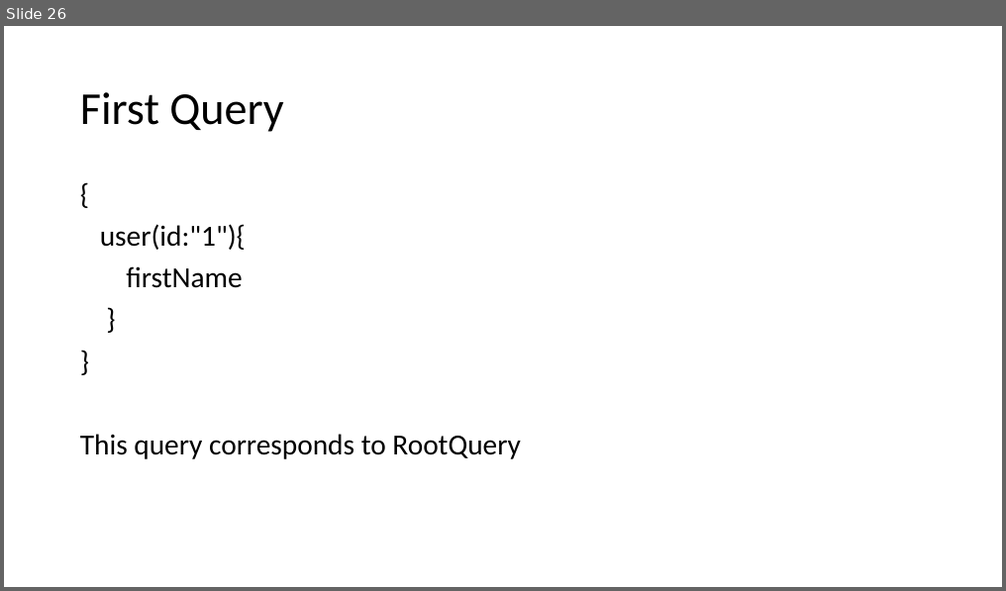
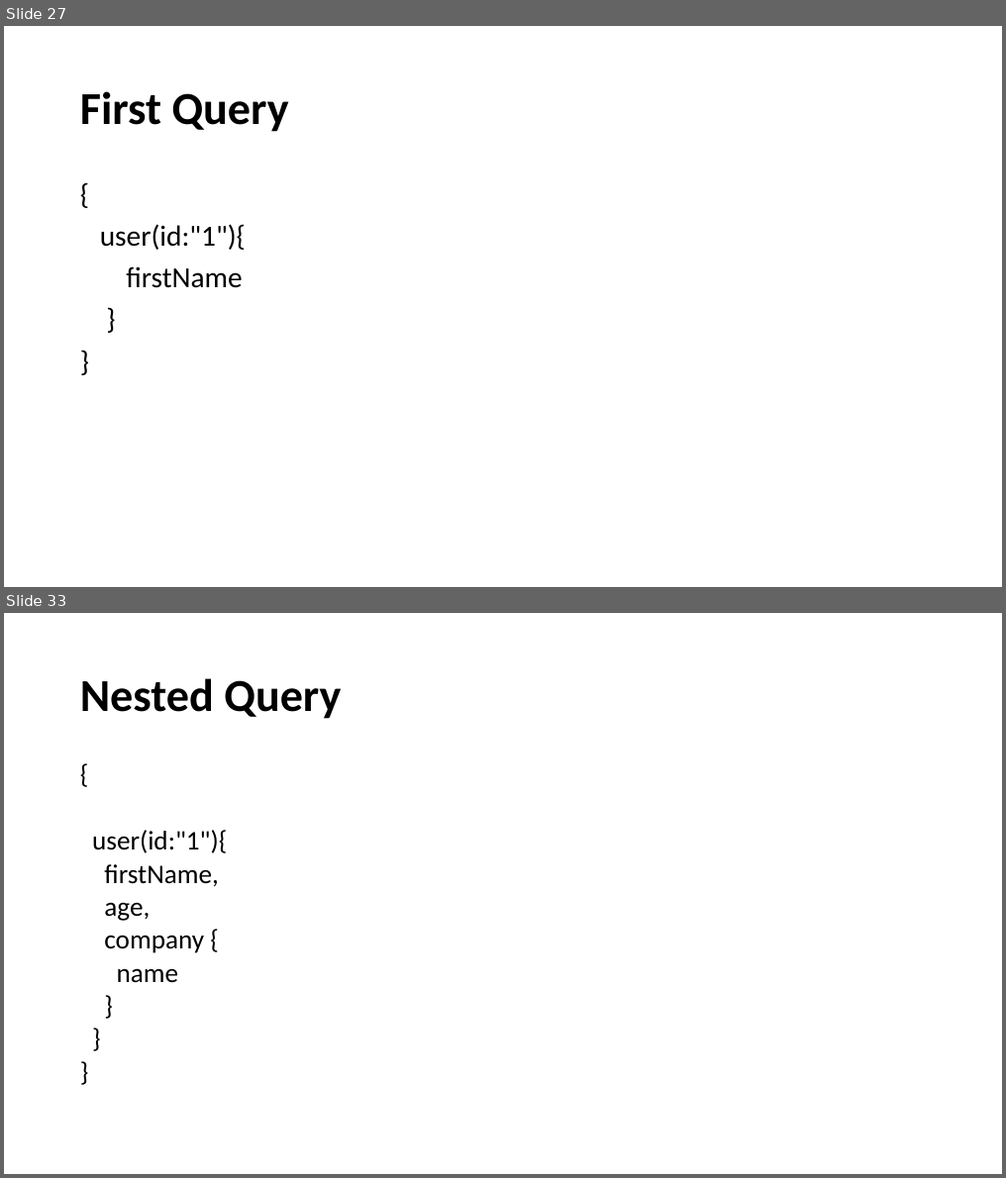
Before and after one commit to arunprabug/graphql-demo, a slide deck: GraphQL-Introduction.pptx. Shown one above the other, each under a label of ours: slide 26 before the commit, slides 27 and 33 after it; the slides between them are not shown. The pictures are 1006x591 and 1006x1178 pixels, drawn with LibreOffice and Linux fonts; fonts in the diff are those of the drawing. Boxes give left, top, right and bottom in pixels: in the first picture for what was removed or moved away, otherwise in the second. Text is boxed around its words. In the diff, an @@ line names an element or a change of style, - is before the commit and + after.

```diff
--- a/GraphQL-Introduction.pptx
+++ b/GraphQL-Introduction.pptx
@@ slide 33 added at [4,613,1002,1174], background #FFFFFF @@
@@ title added at [80,678,341,719], 44 pt, text #000000, bold @@
+Nested Query
@@ text added at [92,830,227,983], 25.9 pt, text #000000 @@
+{
+user(id:"1"){
+firstName,
+age,
+company {
+name
+}
+}
+}
@@ what was slide 26 is now slide 27 @@
@@ slide 27 changed as well @@
@@ title "First Query" at [80,91,289,132]: bold on @@
@@ text at [80,434,520,460]: paragraph removed @@
-This query corresponds to RootQuery
```
Also in this commit, not shown: 20 other slides changed, 22 other slides added, 1 slide removed.
